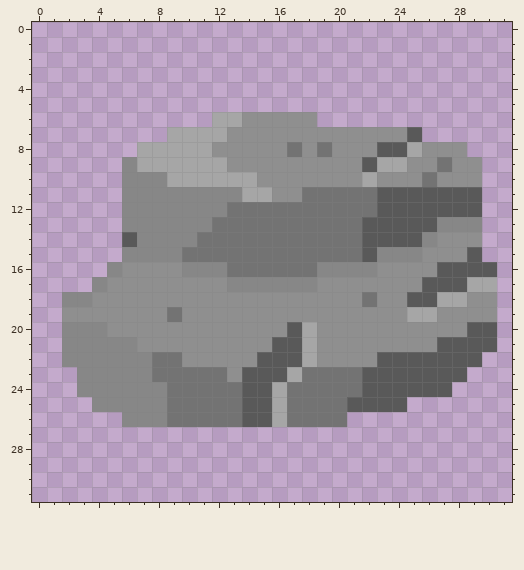
File history of a pixel-art file, Tilesets/.aseprite/rocks/rock3.aseprite. The picture above was drawn from the file before the commit.
32x32 pixels, 1 frame.
Now the later version:
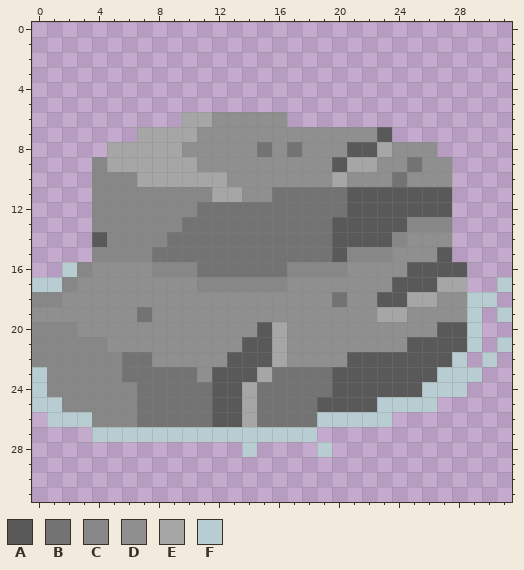
Palette (. is transparent): A #595959  B #737373  C #878787  D #8f8f8f  E #a6a6a6  F #b8cdd1
Change:
layer "wd1" added
Changed rows in their new state; - is an unchanged pixel.
Layers "wd1", "Layer 1":
first column x 0:
 6 ----------EEDD---..-------------
 7 -------EE--DD----------A..------
 8 -----EE---DD---B---D-AAEDD-..---
 9 ----CEE----DD-------AEEDDB-D..--
10 ----CC-EE----DD-----E-D-B-D-..--
11 ----CC------EEDDBB---AA-----..--
12 ----CC-----BB--------AA-----..--
13 ----CC----BB--------AA---CC-..--
14 ----ACC--BB---------AA--CDD-..--
15 ----CC--BB----------ACC-DD-A..--
16 --FCDD--CC-BB----CC--DD--AA--..-
17 FFCDD------CC----DD-----AA-EE..F
18 CCDD----------------B-DAAEEDDFF-
19 DD-----B-D-------------EEDD--F.F
20 CC-DD----------AEDD--------AAF.-
21 CC---DD-------AAEDD------AA--F.F
22 CC----BBDD---AA-EDD--AA-----F.F-
23 FCC---BB---DAA-EBB--AA-----FFF--
24 FCC----BB---AAEBB---AA----FFF---
25 FFCC---BB---AAEBB--AA--FFFF-----
26 -FFFCC-BB---AAEBB--FFFFF--------
27 ----FFFFFFFFFFFFFFF-------------
28 --------------F----F------------
Boxes around the changes in both pictures, in picture pixels (x1, y1, x2, y2):
changed: (32, 112, 512, 457)
